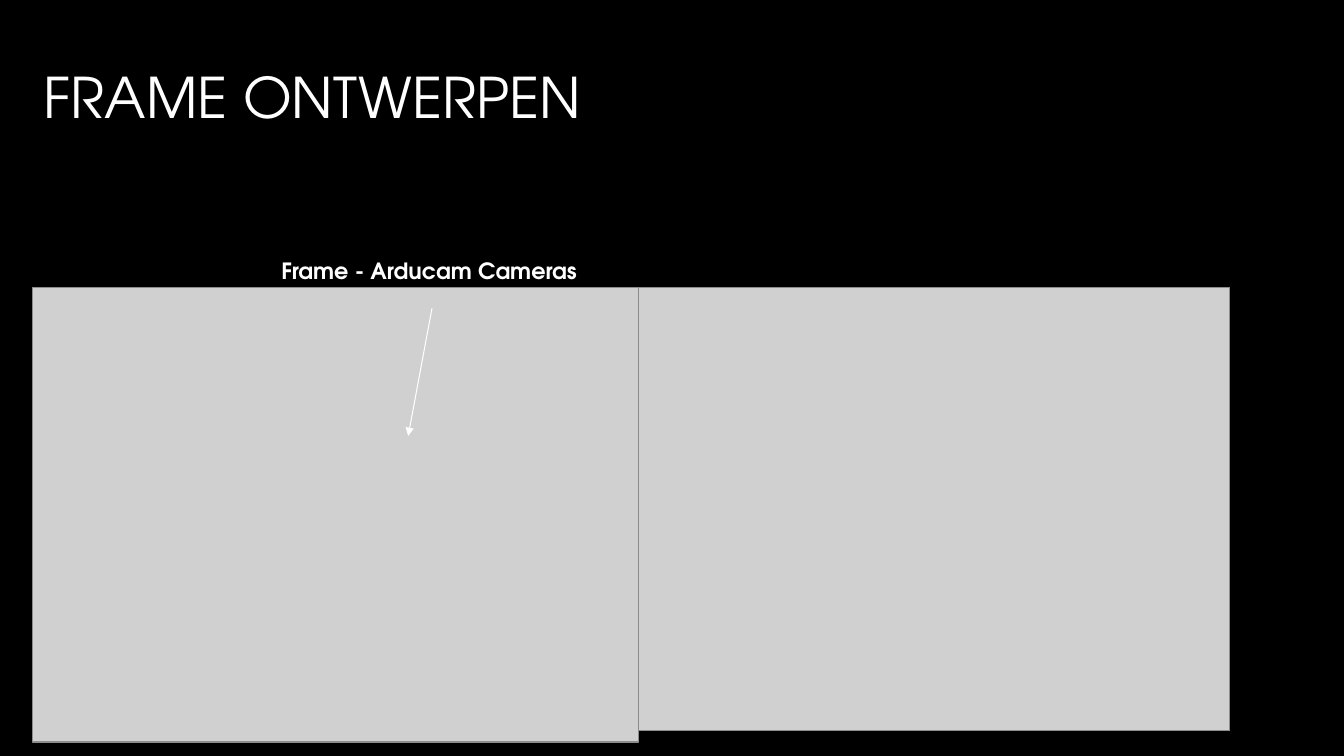
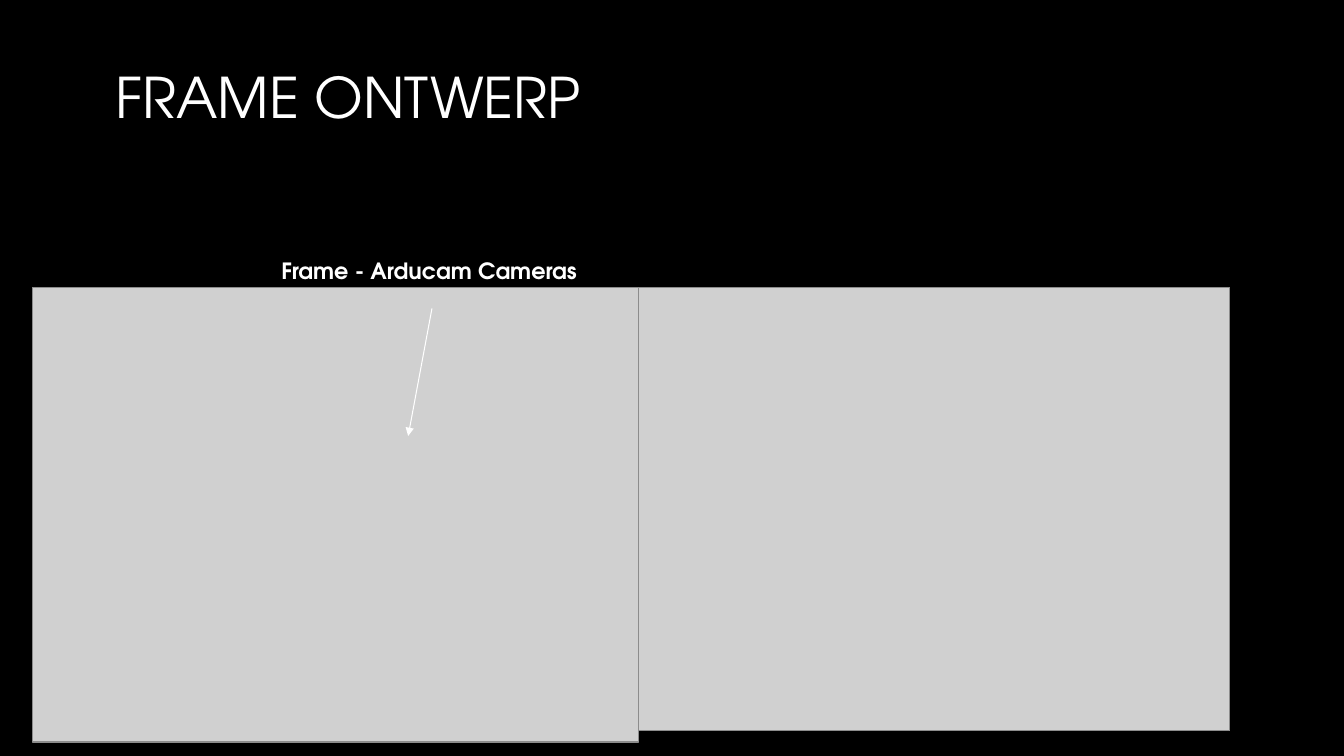
Before and after one commit to TomHeij/Project5-6, a slide deck: slide 5 of Opleverset_Project_5-6/Manage_&_Control/PO meeting 5.pptx. Drawn at 1344x756 pixels with LibreOffice and Linux fonts; fonts in the diff are those of the drawing; grey boxes stand for pictures; background and template pictures are left out. Boxes give left, top, right and bottom in pixels: in the first picture for what was removed or moved away, otherwise in the second. Text is boxed around its words. In the diff, an @@ line names an element or a change of style, - is before the commit and + after.

```diff
--- a/Opleverset_Project_5-6/Manage_&_Control/PO meeting 5.pptx
+++ b/Opleverset_Project_5-6/Manage_&_Control/PO meeting 5.pptx
@@ title at (x1=115, y1=76, x2=581, y2=119): text changed @@
-FRAME ONTWERPEN
+FRAME ONTWERP
```
Also in this commit, not shown: 6 other slides changed, 1 other file.
